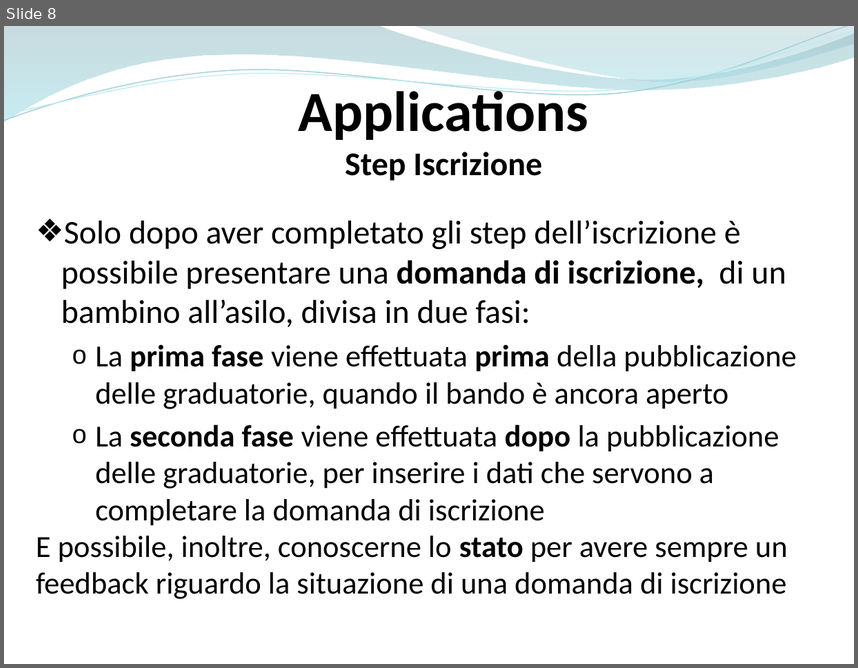
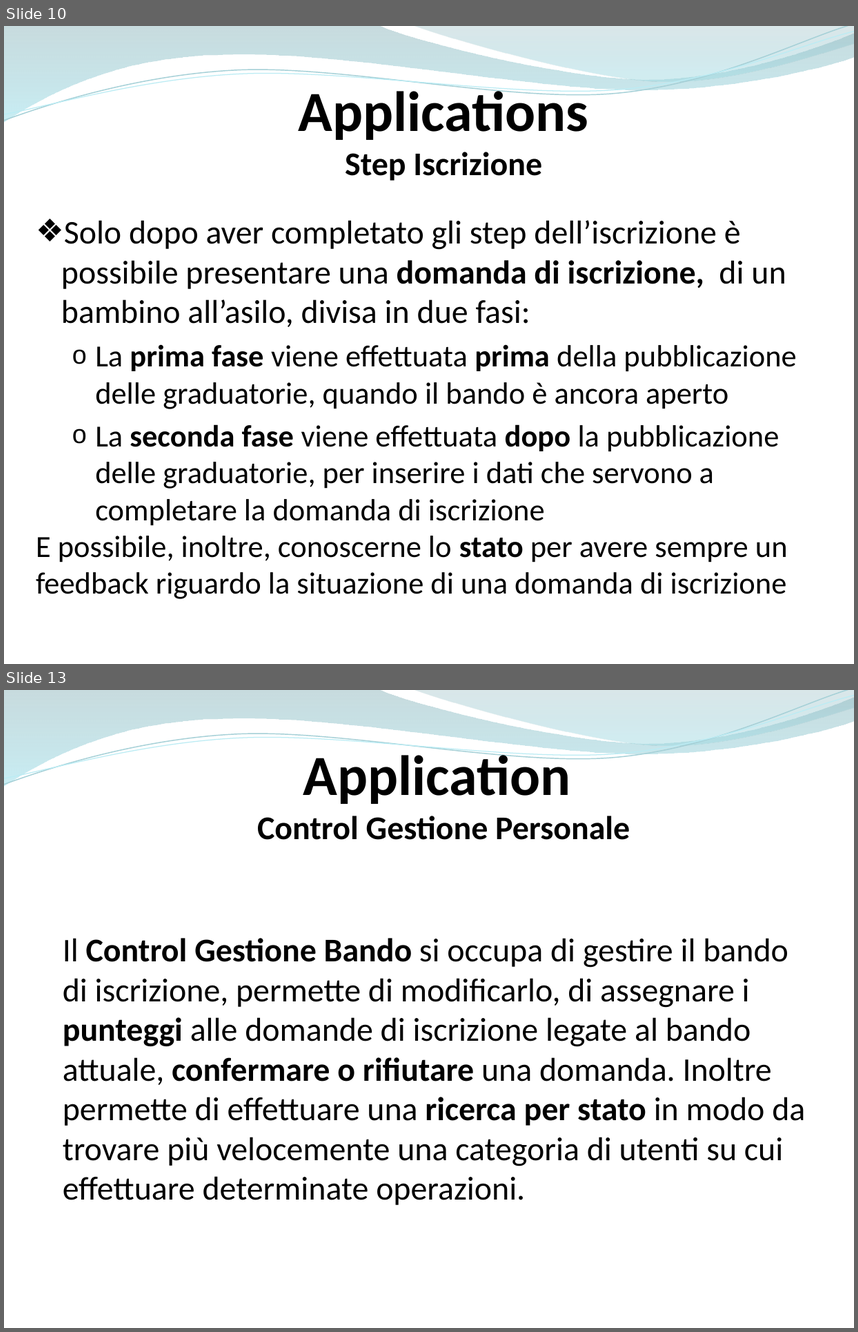
Before and after one commit to ammirate/at-silo, a slide deck: Presentazione/Atsilo1/D'Eugenio/Atsilo_A_DEugenioElisa.pptx. Shown one above the other, each under a label of ours: slide 8 before the commit, slides 10 and 13 after it; the slides between them are not shown. The pictures are 858x668 and 858x1332 pixels, drawn with LibreOffice and Linux fonts; fonts in the diff are those of the drawing. Boxes give left, top, right and bottom in pixels: in the first picture for what was removed or moved away, otherwise in the second. Text is boxed around its words. In the diff, an @@ line names an element or a change of style, - is before the commit and + after.

Commit message:
[WR A] presentazione application

```diff
--- a/Presentazione/Atsilo1/D'Eugenio/Atsilo_A_DEugenioElisa.pptx
+++ b/Presentazione/Atsilo1/D'Eugenio/Atsilo_A_DEugenioElisa.pptx
@@ slide 13 added at [4, 690, 854, 1328], background #FFFFFF; not listed: 4 template elements that a slide beside it also shows @@
@@ text added at [257, 748, 630, 840], 28 pt, text #000000, bold @@
+Application
+Control Gestione Personale
@@ text added at [63, 938, 805, 1205], 28 pt, text #000000 @@
+Il Control Gestione Bando si occupa di gestire il bando di iscrizione, permette di modificarlo, di assegnare i punteggi alle domande di iscrizione legate al bando attuale, confermare o rifiutare una domanda. Inoltre permette di effettuare una ricerca per stato in modo da trovare più velocemente una categoria di utenti su cui effettuare determinate operazioni.
@@ what was slide 8 is now slide 10 @@
```
Also in this commit, not shown: 4 slides changed, 10 other slides added, 2 slides removed.
